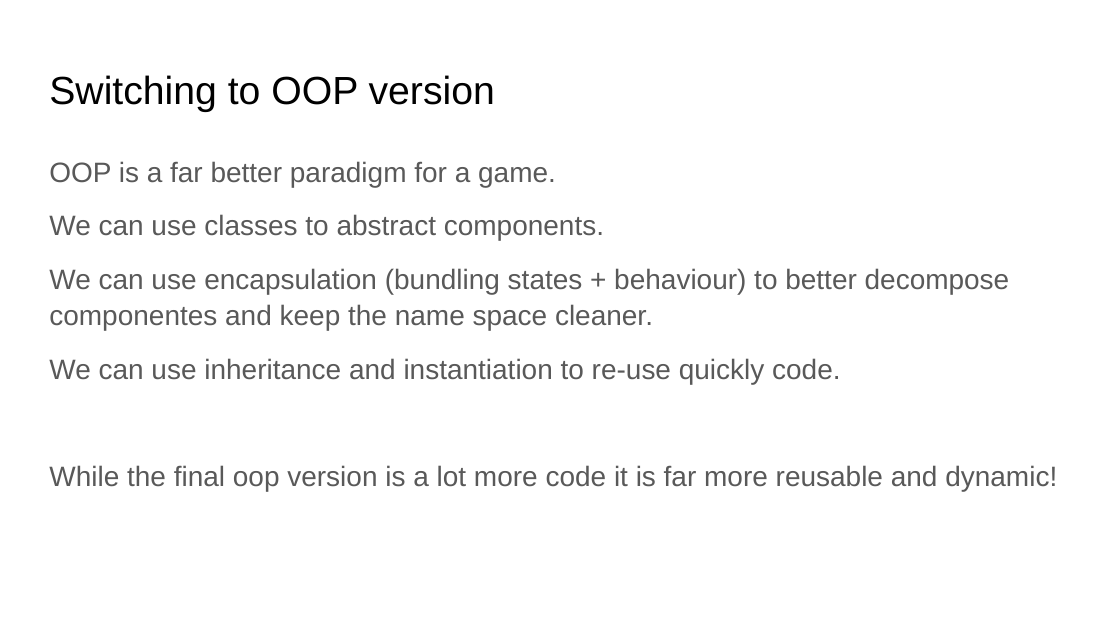
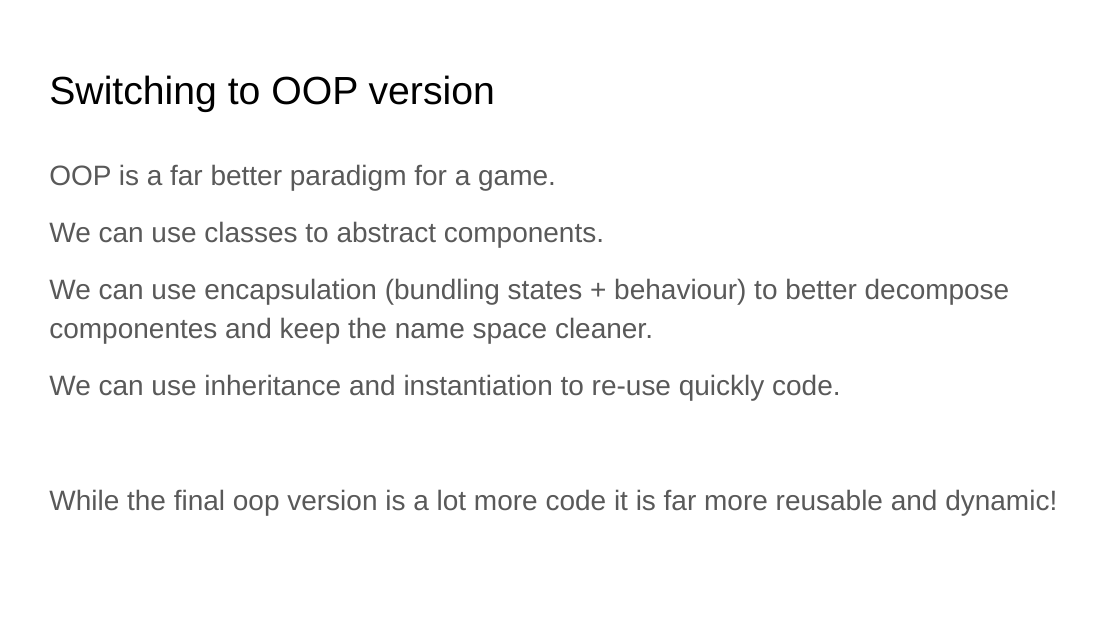
Before and after one commit to MrAWHolmes/KS5-NEA2425, a slide deck: slide 6 of tech_with_tim/Pygame-Tuts-101-1ABC/Docs/Pygame-101-Tuts-by-MrH.pptx. Drawn at 1120x630 pixels with LibreOffice and Linux fonts; fonts in the diff are those of the drawing. Boxes give left, top, right and bottom in pixels: in the first picture for what was removed or moved away, otherwise in the second. Text is boxed around its words. In the diff, an @@ line names an element or a change of style, - is before the commit and + after.

```diff
--- a/tech_with_tim/Pygame-Tuts-101-1ABC/Docs/Pygame-101-Tuts-by-MrH.pptx
+++ b/tech_with_tim/Pygame-Tuts-101-1ABC/Docs/Pygame-101-Tuts-by-MrH.pptx
@@ text "OOP is a far better ..." at (49,164,1057,515): line spacing 1.05 to 1.15 @@
```
Also in this commit, not shown: 4 other slides changed, 3 slides added, 1 slide removed, 4 other files.
